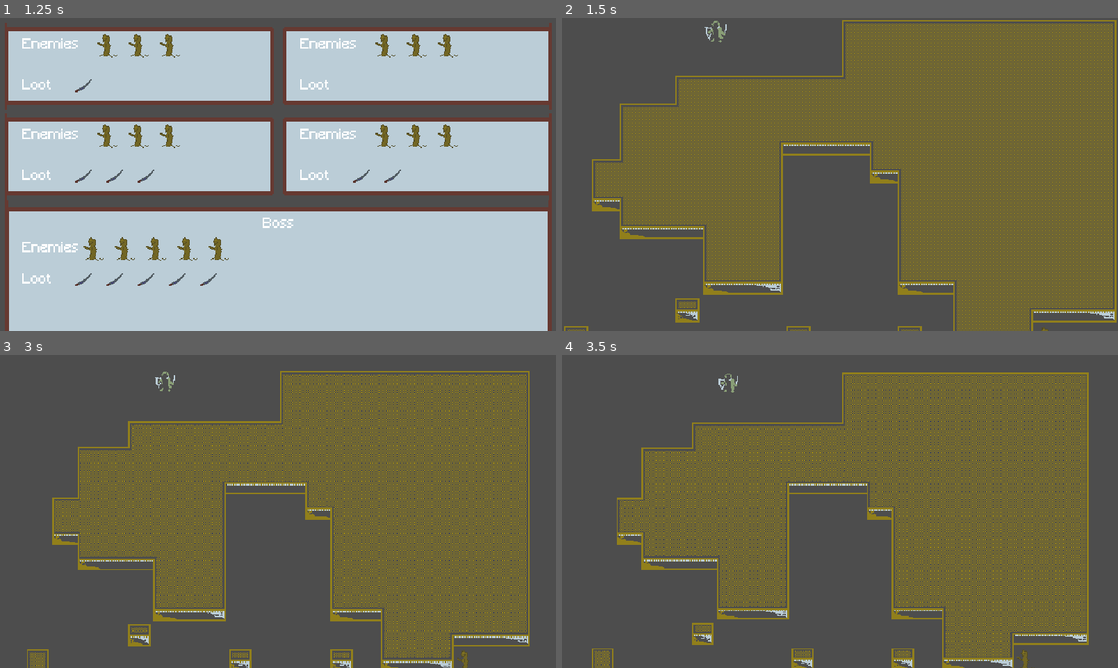
Above: before the commit, frames 1-4 (two rows, left to right).
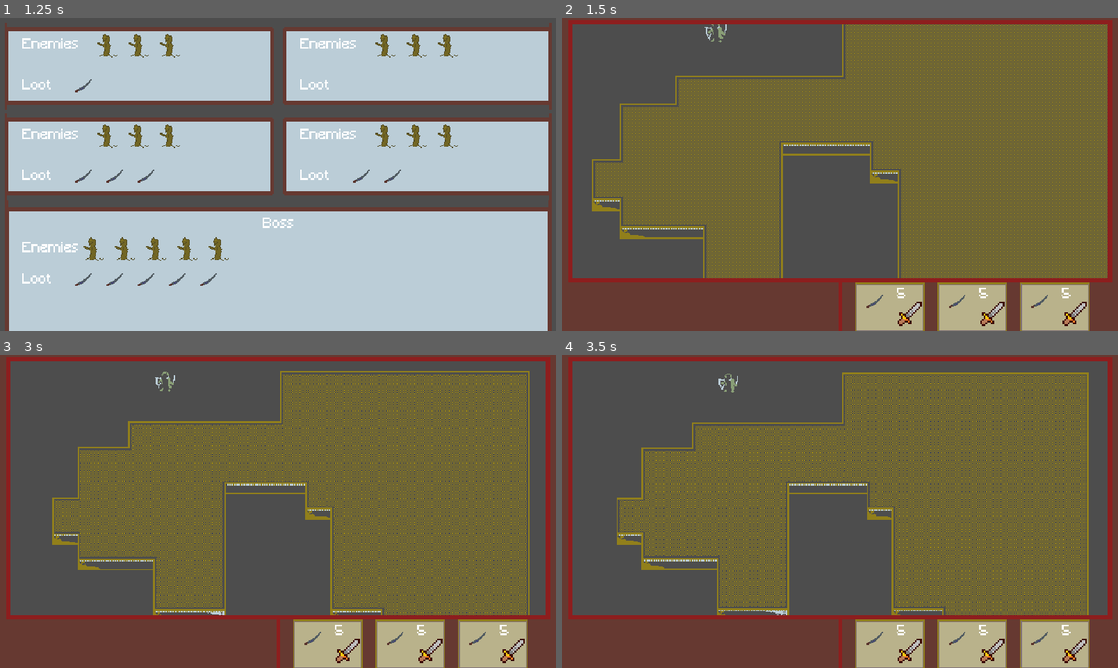
Above: after the commit, the same moments.

Repository: HartThomas/grid-based-card-fighter
Game: Godot game, scene res://ui/main_menu/main_menu.tscn
The game is run twice, just before and just after one commit, with the same random seed, the same clock (stepped at 60 frames per second) and the same inputs.
Inputs (mouse positions are in pixels of both pictures, inside the frame that each line leads up to):
- Up to frame 1 (1.25 s): click (289, 133) at 0.5 s
- Up to frame 2 (1.5 s): tap Enter at 1.25 s; drag from (701, 64) to (895, 105) at 1.27 s
- Up to frame 3 (3 s): tap Space at 2 s; drag from (166, 527) to (250, 574) at 2.02 s; tap Enter at 2.75 s; move the mouse to (333, 442) at 2.77 s; tap Mouse wheel down (camera_zoom_out) at 2.85 s; click (333, 442) at 2.92 s
- Up to frame 4 (3.5 s): no input

Frame 1 is identical in both runs. In frame 2, 22% of the frame differs, in the area x 0-100%, y 0-100%; in frame 3, 22%; in frame 4, 22%.

Commit message:
Add cards to level scene

Diff:
--- /dev/null
+++ b/gameplay/card_manager/card_manager.gd
@@ -0,0 +1,65 @@
+extends Resource
+
+class_name CardManager
+
+@export var cards_owned : Array[CardInstance] = []
+@export var deck : Array[CardInstance] = []
+@export var hand : Array[CardInstance] = []
+@export var spent : Array[CardInstance] = []
+
+func draw_card() -> CardInstance:
+	if deck.is_empty():
+		reshuffle_spent_into_deck()
+	if deck.is_empty():
+		print('Trying to draw but nothing in deck or spent pile')
+		return null  # nothing left to draw
+	var card = deck.pop_front()
+	hand.append(card)
+	return card
+
+func draw_cards(amount: int) -> Array[CardInstance]:
+	var drawn : Array[CardInstance] = []
+	for i in amount:
+		var card = draw_card()
+		if card:
+			drawn.append(card)
+		else:
+			break
+	return drawn
+
+func use_card(card: CardInstance) -> void:
+	if not hand.has(card):
+		print('Trying to use ', card,' but it isnt in hand')
+		return
+	hand.erase(card)
+	spent.append(card)
+
+func discard_card(card: CardInstance) -> void:
+	if not hand.has(card):
+		print('Trying to discard ', card,' but it isnt in hand')
+		return
+	hand.erase(card)
+	spent.append(card)
+
+func reshuffle_spent_into_deck() -> void:
+	if spent.is_empty():
+		return
+	deck.append_array(spent)
+	spent.clear()
+	deck.shuffle()
+
+func add_card_to_deck(card: CardInstance) -> void:
+	cards_owned.append(card)
+	deck.append(card)
+
+func remove_card(card: CardInstance) -> void:
+	cards_owned.erase(card)
+	deck.erase(card)
+	hand.erase(card)
+	spent.erase(card)
+
+func start_combat() -> void:
+	deck = cards_owned.duplicate()
+	hand.clear()
+	spent.clear()
+	deck.shuffle()
--- /dev/null
+++ b/gameplay/cards/card.gd
@@ -0,0 +1,67 @@
+extends Control
+
+class_name Card
+
+@export var data : CardInstance
+@onready var type_texture: TextureRect = $CardTexture/TypeTexture
+@onready var item_texture: TextureRect = $CardTexture/ItemTexture
+@onready var number_label: RichTextLabel = $CardTexture/NumberLabel
+var base_position : Vector2
+var is_dragging : bool = false
+var mouse_offset : Vector2
+
+func _ready() -> void:
+	if not data:
+		var shwick = load("res://resources/cards/shwick.tres")
+		var card_instance = CardInstance.new()
+		card_instance.data = shwick
+		data = card_instance
+	load_card()
+	base_position = position
+
+func load_card() -> void:
+	var item = load("res://art/sprites/%s.png" % [CardEnums.item.keys()[data.get_item()].to_lower()])
+	item_texture.texture = item
+	if data.get_type() != CardEnums.type.BLOCK:
+		var new_text = load("res://art/sprites/%s.png" % [CardEnums.type.keys()[data.get_type()].to_lower()])
+		type_texture.texture = new_text
+	var number = data.get_damage()
+	number_label.text = str(number) if number != 0 else ''
+
+var hover_tween : Tween
+
+func _on_card_texture_mouse_entered() -> void:
+	if not is_dragging:
+		if hover_tween:
+			hover_tween.kill()
+		hover_tween = create_tween()
+		hover_tween.tween_property(self, "scale", Vector2(1.1, 1.1), 0.15)
+		hover_tween.tween_property(self, "position", base_position + Vector2(0,-20), 0.15)
+
+func _on_card_texture_mouse_exited() -> void:
+	if not is_dragging:
+		if hover_tween:
+			hover_tween.kill()
+
+		hover_tween = create_tween()
+		hover_tween.tween_property(self, "scale", Vector2(1, 1), 0.15)
+		hover_tween.tween_property(self, "position", base_position, 0.15)
+
+func _input(event):
+	if is_dragging and event is InputEventMouseMotion:
+		global_position = get_global_mouse_position() - mouse_offset
+
+func _on_card_texture_gui_input(event: InputEvent) -> void:
+	if event is InputEventMouseButton and event.button_index == MOUSE_BUTTON_LEFT:
+		if event.pressed:
+			is_dragging = true
+			if hover_tween:
+				hover_tween.kill()
+			mouse_offset = get_global_mouse_position() - global_position
+			print(mouse_offset,' mouse_offset', get_global_mouse_position(), ' get_global_mouse_position')
+		else:
+			is_dragging = false
+			_on_card_texture_mouse_exited()
+#func _physics_process(delta):
+	#if is_dragging:
+		#global_position = get_global_mouse_position() - mouse_offset
--- /dev/null
+++ b/gameplay/cards/card.tscn
@@ -0,0 +1,44 @@
+[gd_scene load_steps=4 format=3 uid="uid://bemnese30fwm4"]
+
+[ext_resource type="Texture2D" uid="uid://x1ja6ntkhon5" path="res://art/sprites/cards/card.png" id="1_4wmus"]
+[ext_resource type="Script" uid="uid://bln2dlanpchog" path="res://gameplay/cards/card.gd" id="1_ao5xc"]
+[ext_resource type="Texture2D" uid="uid://drne3bngpgf13" path="res://art/sprites/block.png" id="3_61wpm"]
+
+[node name="Card" type="Control"]
+layout_mode = 3
+anchors_preset = 0
+script = ExtResource("1_ao5xc")
+
+[node name="CardTexture" type="TextureRect" parent="."]
+texture_filter = 1
+layout_mode = 0
+offset_right = 40.0
+offset_bottom = 40.0
+texture = ExtResource("1_4wmus")
+
+[node name="ItemTexture" type="TextureRect" parent="CardTexture"]
+custom_minimum_size = Vector2(32, 32)
+layout_mode = 0
+offset_left = 6.0
+offset_top = 6.0
+offset_right = 38.0
+offset_bottom = 38.0
+
+[node name="NumberLabel" type="RichTextLabel" parent="CardTexture"]
+layout_mode = 0
+offset_left = 48.0
+offset_top = 6.0
+offset_right = 78.0
+offset_bottom = 46.0
+
+[node name="TypeTexture" type="TextureRect" parent="CardTexture"]
+layout_mode = 0
+offset_left = 47.0
+offset_top = 2.0
+offset_right = 77.0
+offset_bottom = 52.0
+texture = ExtResource("3_61wpm")
+
+[connection signal="gui_input" from="CardTexture" to="." method="_on_card_texture_gui_input"]
+[connection signal="mouse_entered" from="CardTexture" to="." method="_on_card_texture_mouse_entered"]
+[connection signal="mouse_exited" from="CardTexture" to="." method="_on_card_texture_mouse_exited"]
--- /dev/null
+++ b/gameplay/cards/card_data.gd
@@ -0,0 +1,14 @@
+extends Resource
+
+class_name CardData
+
+@export var card_name : String
+@export var description : String
+@export var base_cost : int
+@export var type : CardEnums.type = CardEnums.type.ATTACK
+@export var item : CardEnums.item = CardEnums.item.SWORD
+@export var base_damage: int = 0
+@export var base_block: int = 0
+
+func play()->void:
+	print(card_name,' is being played')
--- /dev/null
+++ b/gameplay/cards/card_enums.gd
@@ -0,0 +1,14 @@
+extends RefCounted
+class_name CardEnums
+
+enum type {
+	ATTACK,
+	BLOCK,
+	MISC
+}
+
+enum item {
+	SWORD,
+	HAMMER,
+	SHIELD
+}
--- /dev/null
+++ b/gameplay/cards/card_instance.gd
@@ -0,0 +1,33 @@
+extends Resource
+
+class_name CardInstance
+
+@export var data: CardData
+
+var temporary_cost_modifier := 0
+var upgraded : int = 0
+var damage_modifier : int = 0
+var cost_modifier : int = 0
+
+enum card_type {attack, block, misc}
+
+func setup(card_data: CardData):
+	data = card_data
+
+func get_damage() -> int:
+	return data.base_damage + damage_modifier
+
+func buff_damage(amount: int) ->void:
+	damage_modifier += amount
+
+func change_cost(amount : int)->void:
+	cost_modifier += amount
+
+func get_cost() -> int:
+	return data.base_cost + cost_modifier
+
+func get_type() -> CardEnums.type:
+	return data.type
+
+func get_item() -> CardEnums.item:
+	return data.item
--- a/gameplay/level/level.gd
+++ b/gameplay/level/level.gd
@@ -11,6 +11,13 @@
 var instantiated_player_scene : EntityContainer
 var key_clicked : bool = false
 var data : Option
+var card_manager : CardManager
+@onready var card_slot1: Control = $CanvasLayer/CardContainer/MarginContainer/CardSlot
+@onready var card_slot2: Control = $CanvasLayer/CardContainer/MarginContainer2/CardSlot
+@onready var card_slot3: Control = $CanvasLayer/CardContainer/MarginContainer3/CardSlot
+var card_scene := preload("res://gameplay/cards/card.tscn")
+
+var card_slots : Array[Control]
 
 func _ready() -> void:
 	var level_generator = generator.new() as LevelGenerator
@@ -21,6 +28,11 @@
 	add_player()
 	if data.enemies.size() > 0:
 		add_enemies(data.enemies, level_generator)
+	var cm = CardManager.new()
+	card_manager = cm
+	card_slots = [card_slot1, card_slot2, card_slot3]
+	setup_starting_deck()
+	draw_hand()
 
 func fill_tile_map_layer_using_data() -> void:
 	tile_map_layer.clear()
@@ -196,3 +208,18 @@
 	if data.has_method('attack'):
 		var damage_to_player = data.attack()
 		instantiated_player_scene.data.take_damage(damage_to_player)
+
+func setup_starting_deck():
+	var shwick_data = preload("res://resources/cards/shwick.tres")
+	for i in 5:
+		var card = CardInstance.new()
+		card.setup(shwick_data)
+		card_manager.cards_owned.append(card)
+		card_manager.add_card_to_deck(card)
+	card_manager.deck.shuffle()
+
+func draw_hand() -> void:
+	var drawn = card_manager.draw_cards(3)
+	for i in range(drawn.size()):
+		var card_node = card_scene.instantiate()
+		card_slots[i].add_child(card_node)
--- a/gameplay/level/level.tscn
+++ b/gameplay/level/level.tscn
@@ -1,8 +1,9 @@
-[gd_scene load_steps=6 format=4 uid="uid://dbtvravtvf04e"]
+[gd_scene load_steps=7 format=4 uid="uid://dbtvravtvf04e"]
 
 [ext_resource type="Script" uid="uid://btvgtg8ut5yer" path="res://gameplay/level/level.gd" id="1_bx172"]
 [ext_resource type="Texture2D" uid="uid://6jlqrlmylpgm" path="res://art/tilesets/wall tileset 2 expanded.png" id="2_rj4uv"]
 [ext_resource type="Script" uid="uid://b2snpp6kycftw" path="res://gameplay/level/camera_2d.gd" id="3_gtsn0"]
+[ext_resource type="Texture2D" uid="uid://dcttafps21e1o" path="res://art/menus/gameplay_gui.png" id="4_m4gmb"]
 
 [sub_resource type="TileSetAtlasSource" id="TileSetAtlasSource_rj4uv"]
 texture = ExtResource("2_rj4uv")
@@ -357,3 +358,41 @@
 [node name="Camera2D" type="Camera2D" parent="."]
 position = Vector2(320, 180)
 script = ExtResource("3_gtsn0")
+
+[node name="CanvasLayer" type="CanvasLayer" parent="."]
+
+[node name="GUI" type="TextureRect" parent="CanvasLayer"]
+offset_right = 40.0
+offset_bottom = 40.0
+texture = ExtResource("4_m4gmb")
+
+[node name="CardContainer" type="HBoxContainer" parent="CanvasLayer"]
+offset_left = 322.0
+offset_top = 304.0
+offset_right = 633.0
+offset_bottom = 360.0
+theme_override_constants/separation = 5
+
+[node name="MarginContainer" type="MarginContainer" parent="CanvasLayer/CardContainer"]
+layout_mode = 2
+theme_override_constants/margin_left = 15
+
+[node name="CardSlot" type="Control" parent="CanvasLayer/CardContainer/MarginContainer"]
+custom_minimum_size = Vector2(80, 0)
+layout_mode = 2
+
+[node name="MarginContainer2" type="MarginContainer" parent="CanvasLayer/CardContainer"]
+layout_mode = 2
+theme_override_constants/margin_left = 10
+
+[node name="CardSlot" type="Control" parent="CanvasLayer/CardContainer/MarginContainer2"]
+custom_minimum_size = Vector2(80, 0)
+layout_mode = 2
+
+[node name="MarginContainer3" type="MarginContainer" parent="CanvasLayer/CardContainer"]
+layout_mode = 2
+theme_override_constants/margin_left = 10
+
+[node name="CardSlot" type="Control" parent="CanvasLayer/CardContainer/MarginContainer3"]
+custom_minimum_size = Vector2(80, 0)
+layout_mode = 2
--- /dev/null
+++ b/resources/cards/shwick.tres
@@ -0,0 +1,14 @@
+[gd_resource type="Resource" script_class="CardData" load_steps=2 format=3 uid="uid://0uk120bflwpm"]
+
+[ext_resource type="Script" uid="uid://infbnetlxwv7" path="res://gameplay/cards/card_data.gd" id="1_bvubu"]
+
+[resource]
+script = ExtResource("1_bvubu")
+card_name = "Shwick!"
+description = ""
+base_cost = 0
+type = 0
+item = 0
+base_damage = 5
+base_block = 0
+metadata/_custom_type_script = "uid://infbnetlxwv7"
--- a/systems/level_generator/level_generator.gd
+++ b/systems/level_generator/level_generator.gd
@@ -5,7 +5,7 @@
 var free_cells : Array[Vector2i] = []
 
 func generate_level(size : Vector2i = Vector2i(50,50)) -> Array[Row]:
-	print('size: ', size)
+	#print('size: ', size)
 	var level_data = create_empty_level(size.y,size.x)
 	create_path([Vector2i(5,0), Vector2i(size.x - 6, size.y -1)],level_data, size)
 	return level_data
Binary file added: art/menus/gameplay_gui.png
Not shown, added: art/menus/gameplay_gui.png.import
Binary file added: art/sprites/attack.png
Not shown, added: art/sprites/attack.png.import
Binary file added: art/sprites/block.png
Not shown, added: art/sprites/block.png.import
Binary file added: art/sprites/cards/card.png
Not shown, added: art/sprites/cards/card.png.import
Not shown, added: gameplay/card_manager/card_manager.gd.uid
Not shown, added: gameplay/cards/card.gd.uid
Not shown, added: gameplay/cards/card_data.gd.uid
Not shown, added: gameplay/cards/card_enums.gd.uid
(and 2 more such lines)
